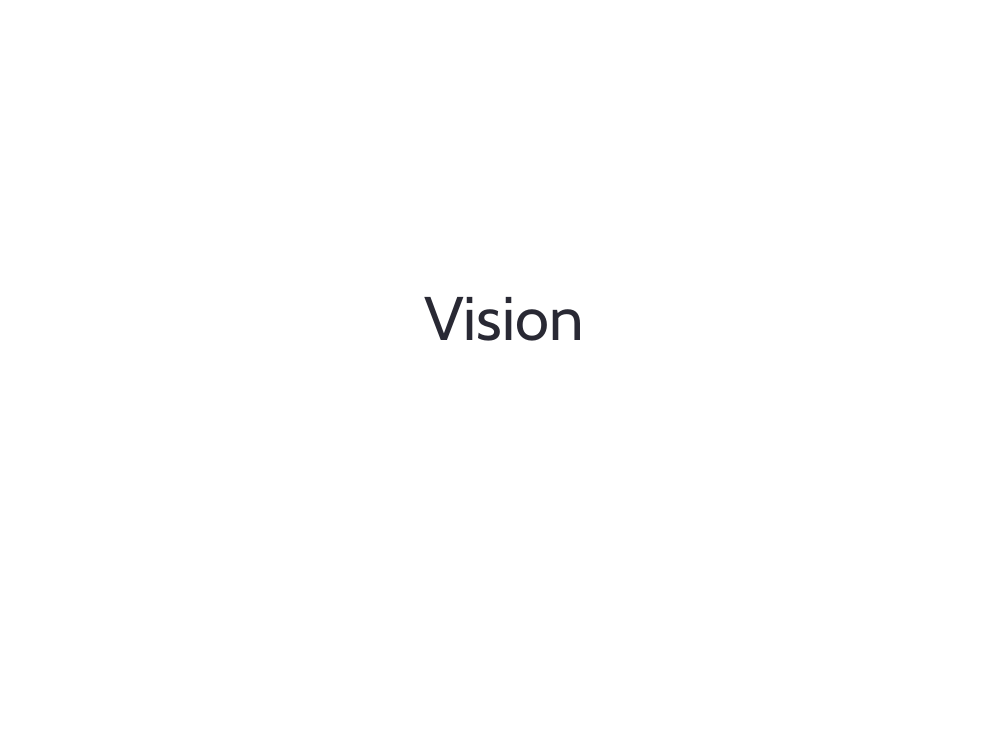
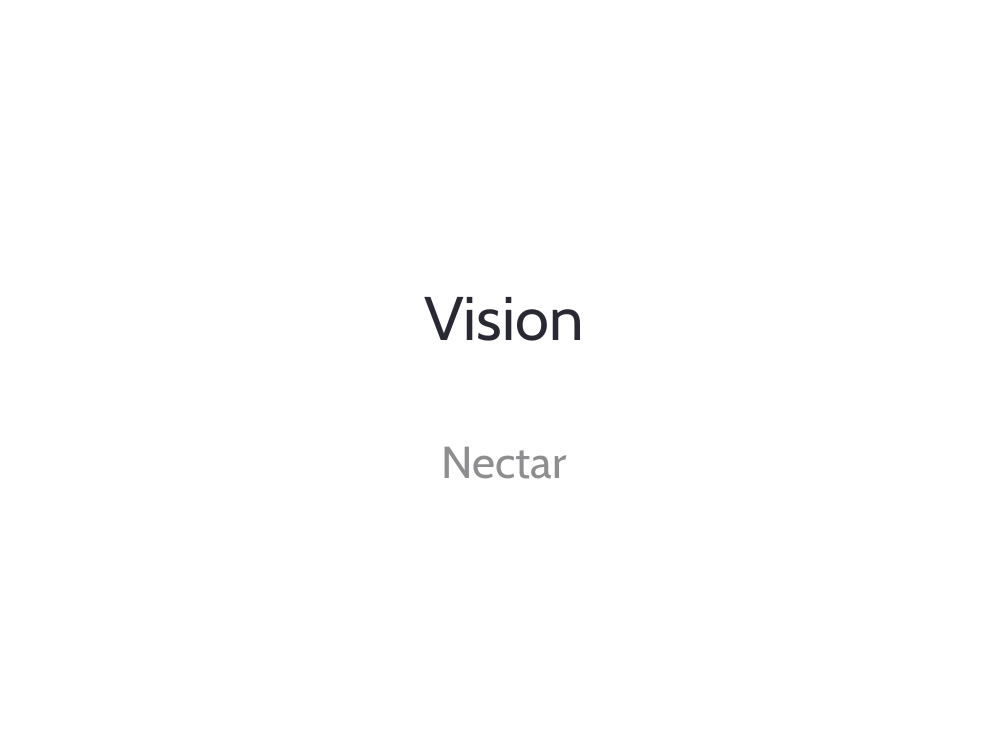
Before and after one commit to HumanDynamics/CodeTheDeal, a slide deck: slide 3 of Demo/Bcology.pptx. Drawn at 1008x756 pixels with LibreOffice and Linux fonts; fonts in the diff are those of the drawing. Boxes give left, top, right and bottom in pixels: in the first picture for what was removed or moved away, otherwise in the second. Text is boxed around its words. In the diff, an @@ line names an element or a change of style, - is before the commit and + after.

```diff
--- a/Demo/Bcology.pptx
+++ b/Demo/Bcology.pptx
@@ subtitle added at (441,446,566,479), 32 pt, text #8E8E90 @@
+Nectar
```
Also in this commit, not shown: 3 other slides changed, 10 slides added, 3 slides removed.
